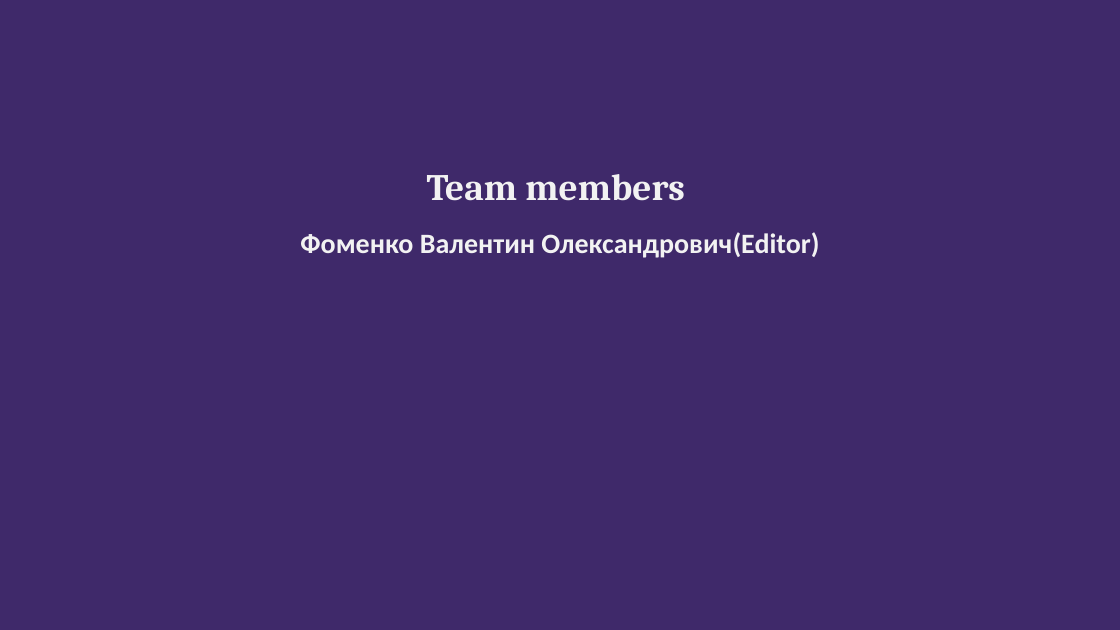
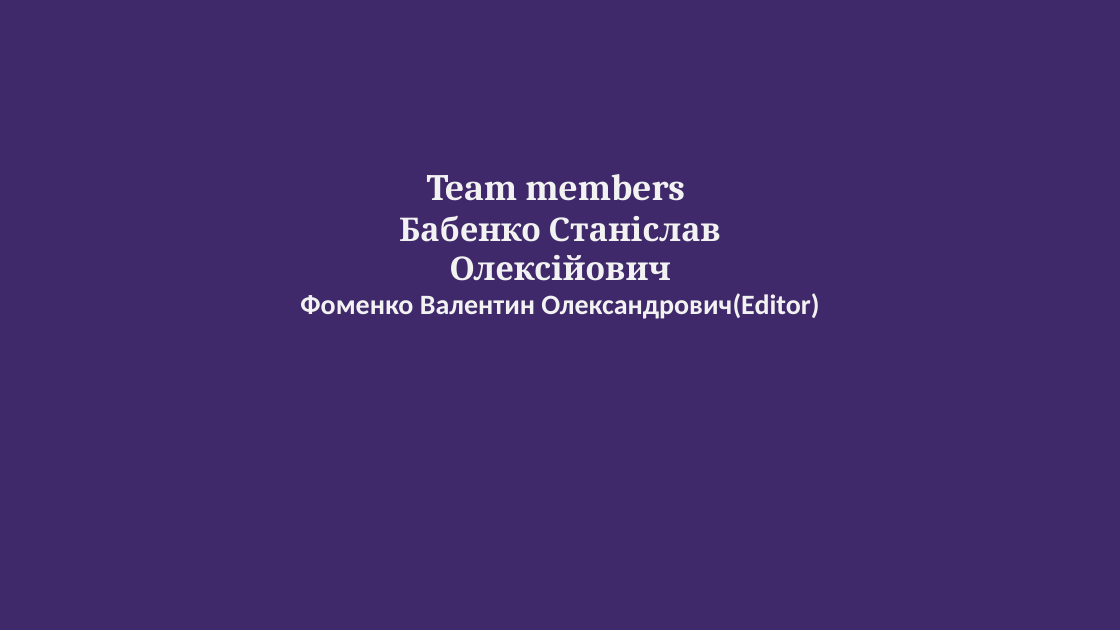
Before and after one commit to ArtemKlym/git_presentation, a slide deck: slide 2 of Git_1 part.pptx. Drawn at 1120x630 pixels with LibreOffice and Linux fonts; fonts in the diff are those of the drawing; background and template pictures are left out. Boxes give left, top, right and bottom in pixels: in the first picture for what was removed or moved away, otherwise in the second. Text is boxed around its words. In the diff, an @@ line names an element or a change of style, - is before the commit and + after.

Commit message:
Update list creator
Add + Me.

```diff
--- a/Git_1 part.pptx
+++ b/Git_1 part.pptx
@@ text at (x1=300, y1=174, x2=819, y2=319): text changed; font Calibri to Cambria @@
-Team members
-Фоменко Валентин Олександрович(Editor)
+Team members
+Бабенко Станіслав Олексійович
+Фоменко Валентин Олександрович(Editor)
```
